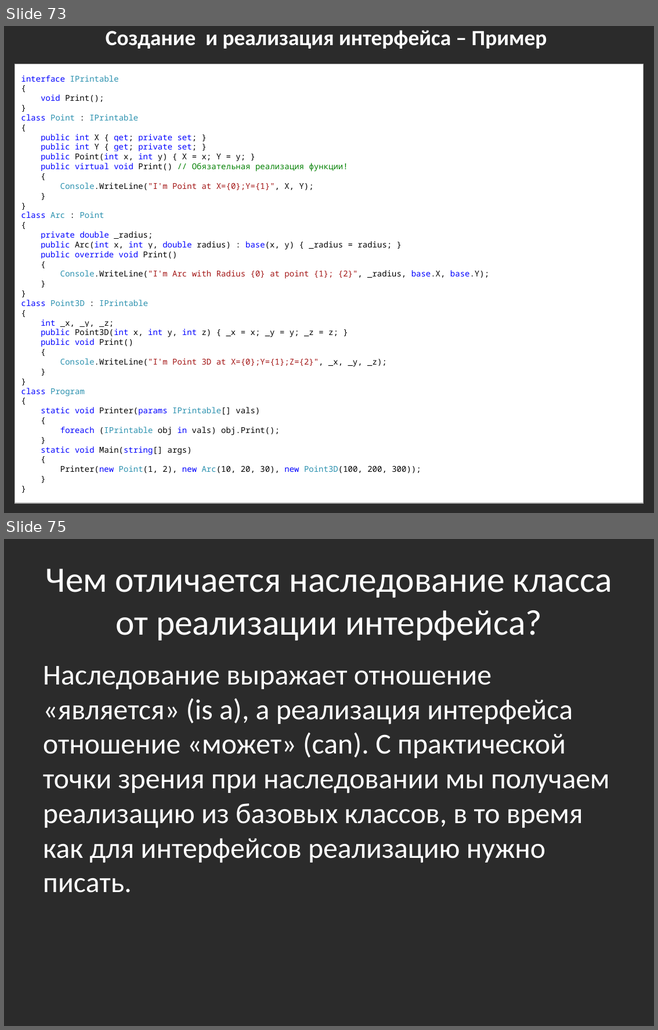
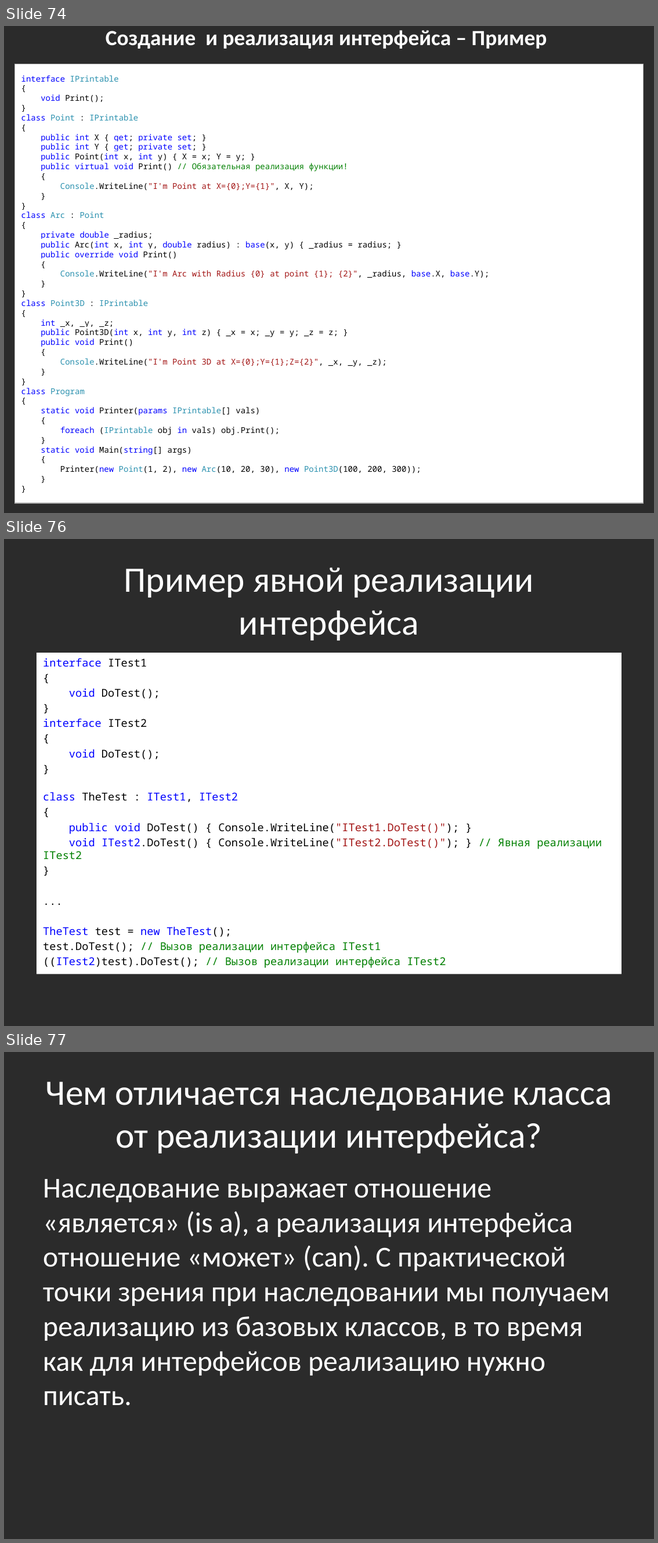
Before and after one commit to bazile/Training, a slide deck: Presentation/lesson-02-oop.pptx. Shown one above the other, each under a label of ours: slides 73 and 75 before the commit, slides 74, 76 and 77 after it; the slides between them are not shown. The pictures are 658x1030 and 658x1543 pixels, drawn with LibreOffice and Linux fonts; fonts in the diff are those of the drawing; background and template pictures are left out; a plain dark background stands for a picture behind light text. Boxes give left, top, right and bottom in pixels: in the first picture for what was removed or moved away, otherwise in the second. Text is boxed around its words. In the diff, an @@ line names an element or a change of style, - is before the commit and + after.

```diff
--- a/Presentation/lesson-02-oop.pptx
+++ b/Presentation/lesson-02-oop.pptx
@@ slide 76 added at [4,539,654,1026], background picture (left out) @@
@@ title added at [124,567,533,641], 39.6 pt, text #FFFFFF @@
+Пример явной реализации интерфейса
@@ text added at [36,653,621,974], fill #FFFFFF, 12 pt, text #000000 @@
+interface ITest1
+{
+void DoTest();
+}
+interface ITest2
+{
+void DoTest();
+}
+class TheTest : ITest1, ITest2
+{
+public void DoTest() { Console.WriteLine("ITest1.DoTest()"); }
+void ITest2.DoTest() { Console.WriteLine("ITest2.DoTest()"); } // Явная реализации ITest2
+}
+...
+TheTest test = new TheTest();
+test.DoTest(); // Вызов реализации интерфейса ITest1
+((ITest2)test).DoTest(); // Вызов реализации интерфейса ITest2
@@ what was slide 73 is now slide 74 @@
@@ what was slide 75 is now slide 77 @@
```
Also in this commit, not shown: 4 slides changed, 1 other slide added, 5 other files.
